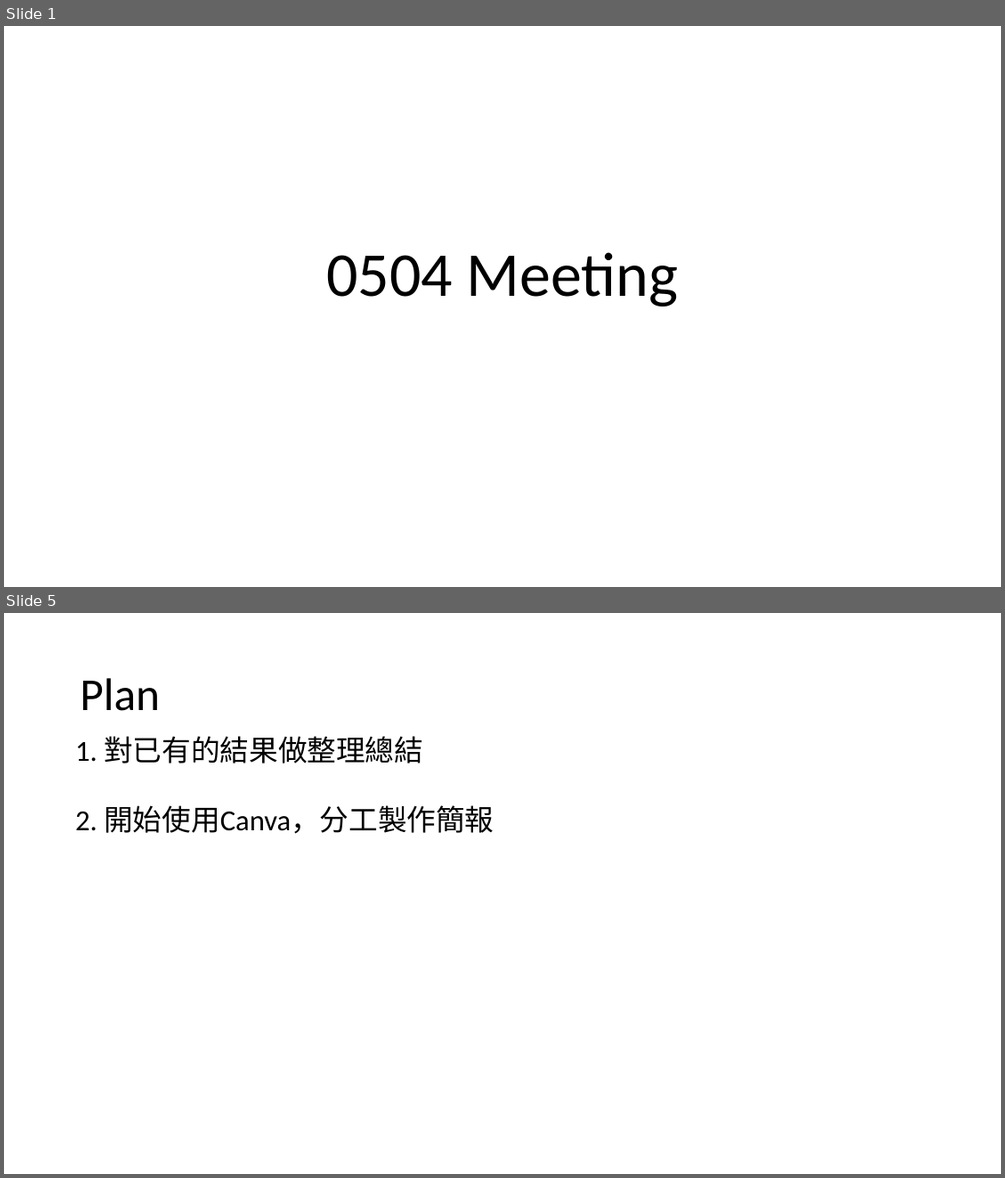
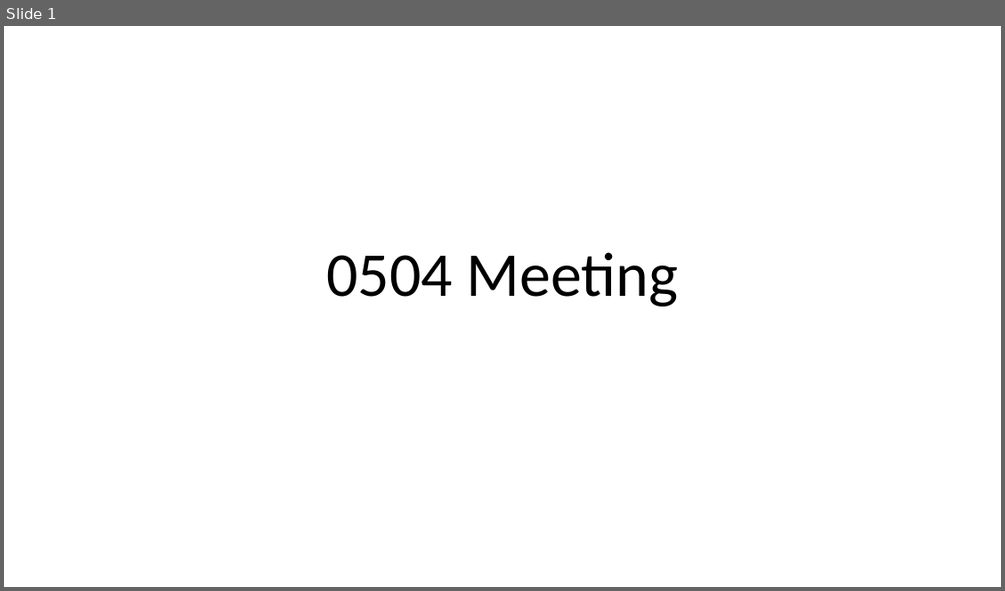
Before and after one commit to Red-Brickk/24Spring-MultivariatePJ-Laplacian_Eigenmap, a slide deck: Weekly Meeting/0504Meeting.pptx. Shown one above the other, each under a label of ours: slides 1 and 5 before the commit, slide 1 after it; the slides between them are not shown. The pictures are 1005x1178 and 1005x591 pixels, drawn with LibreOffice and Linux fonts; fonts in the diff are those of the drawing. Boxes give left, top, right and bottom in pixels: in the first picture for what was removed or moved away, otherwise in the second. Text is boxed around its words. In the diff, an @@ line names an element or a change of style, - is before the commit and + after.

```diff
--- a/Weekly Meeting/0504Meeting.pptx
+++ b/Weekly Meeting/0504Meeting.pptx
@@ slide 5 removed at [4,613,1001,1174], background #FFFFFF @@
@@ title removed at [80,678,160,711] @@
-Plan
@@ text removed at [75,736,494,834] @@
-1. 對已有的結果做整理總結
-2. 開始使用Canva，分工製作簡報
```
Also in this commit, not shown: 1 slide changed, 2 other slides removed.
